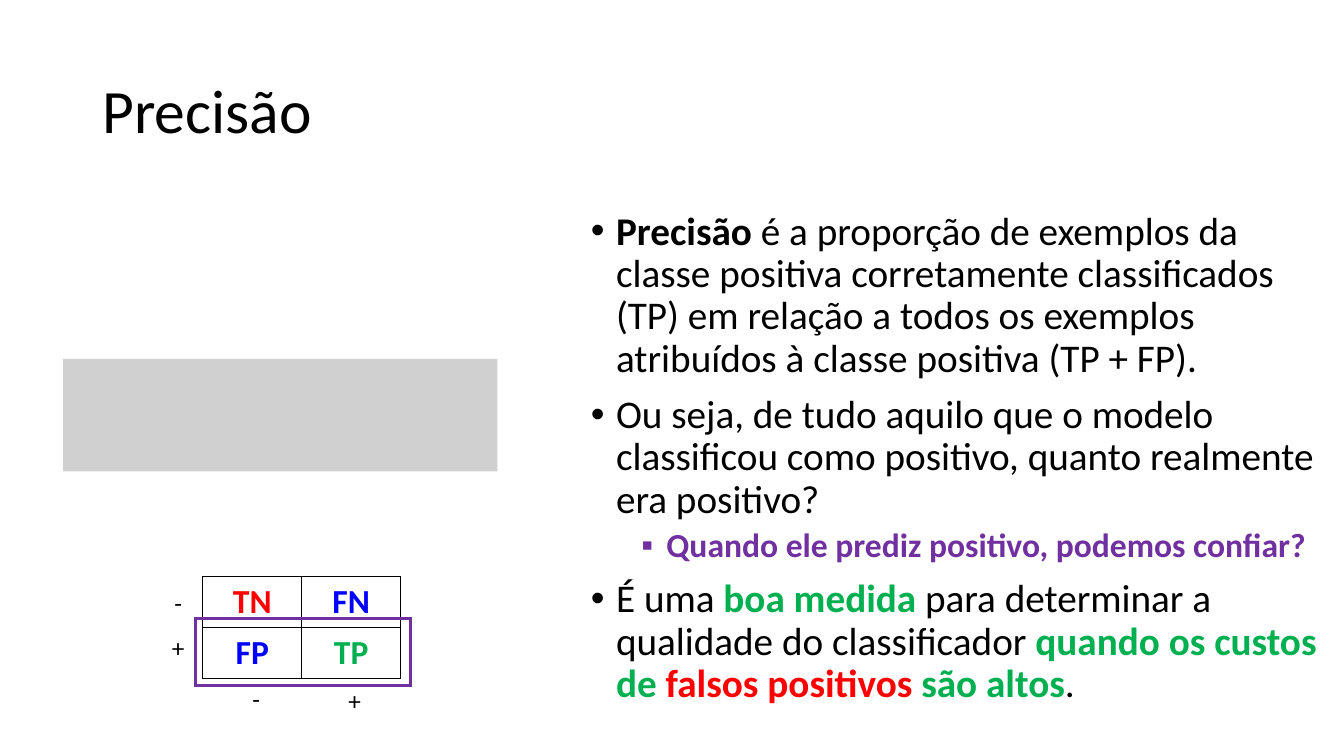
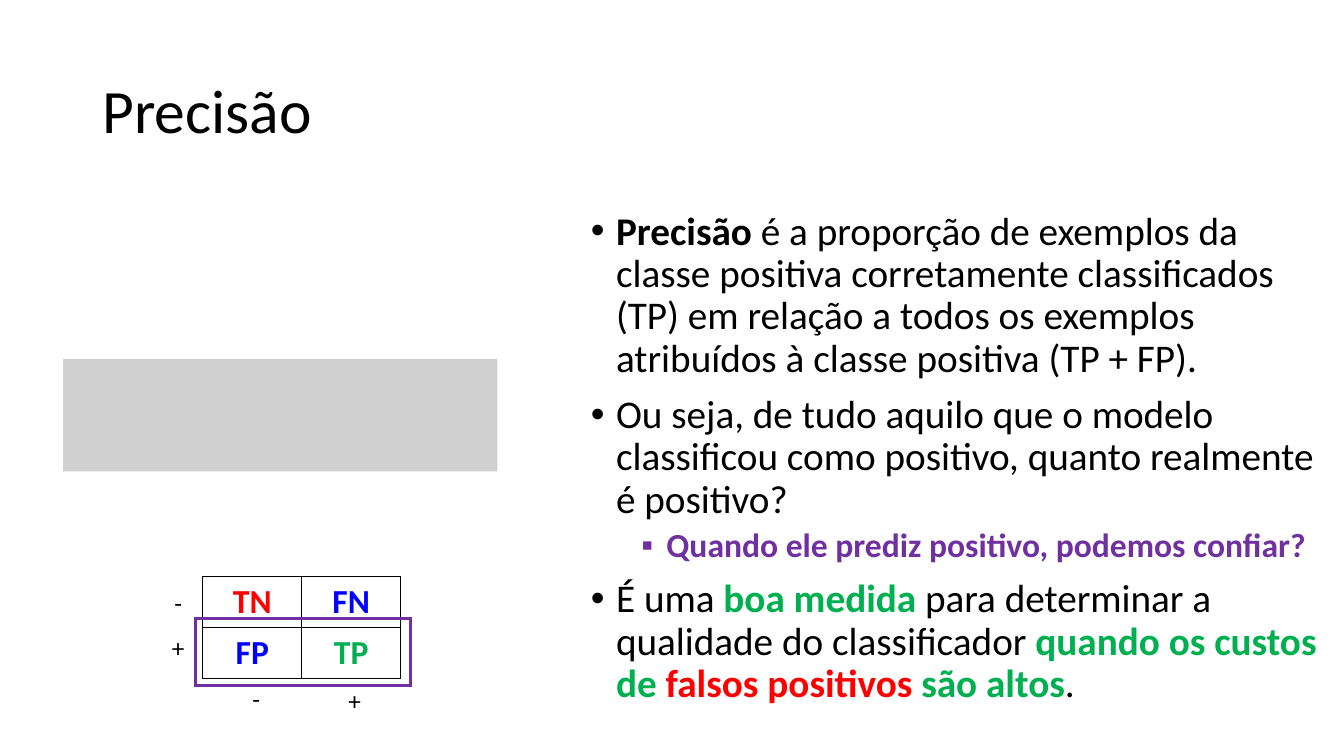
Before and after one commit to zz4fap/c24_inteligencia_artificial, a slide deck: slide 15 of slides/C24_Métricas_de_Classificação.pptx. Drawn at 1344x756 pixels with LibreOffice and Linux fonts; fonts in the diff are those of the drawing; grey boxes stand for pictures. Boxes give left, top, right and bottom in pixels: in the first picture for what was removed or moved away, otherwise in the second. Text is boxed around its words. In the diff, an @@ line names an element or a change of style, - is before the commit and + after.

```diff
--- a/slides/C24_Métricas_de_Classificação.pptx
+++ b/slides/C24_Métricas_de_Classificação.pptx
@@ text at (616, 400, 1313, 520): text changed @@
-• Ou seja, de tudo aquilo que o modelo classificou como positivo, quanto realmente era positivo?
+• Ou seja, de tudo aquilo que o modelo classificou como positivo, quanto realmente é positivo?
```
Also in this commit, not shown: 4 other slides changed, 2 slides added, 1 slide removed, 1 other file.
